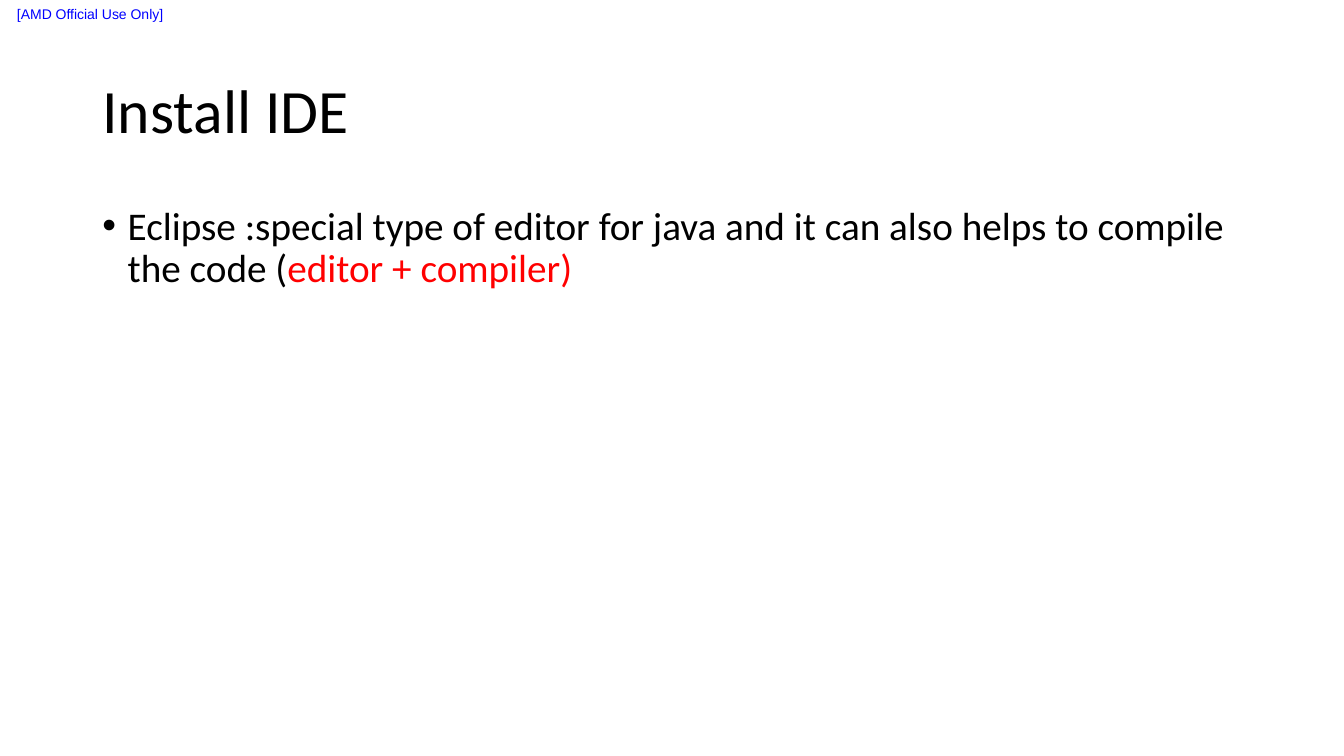
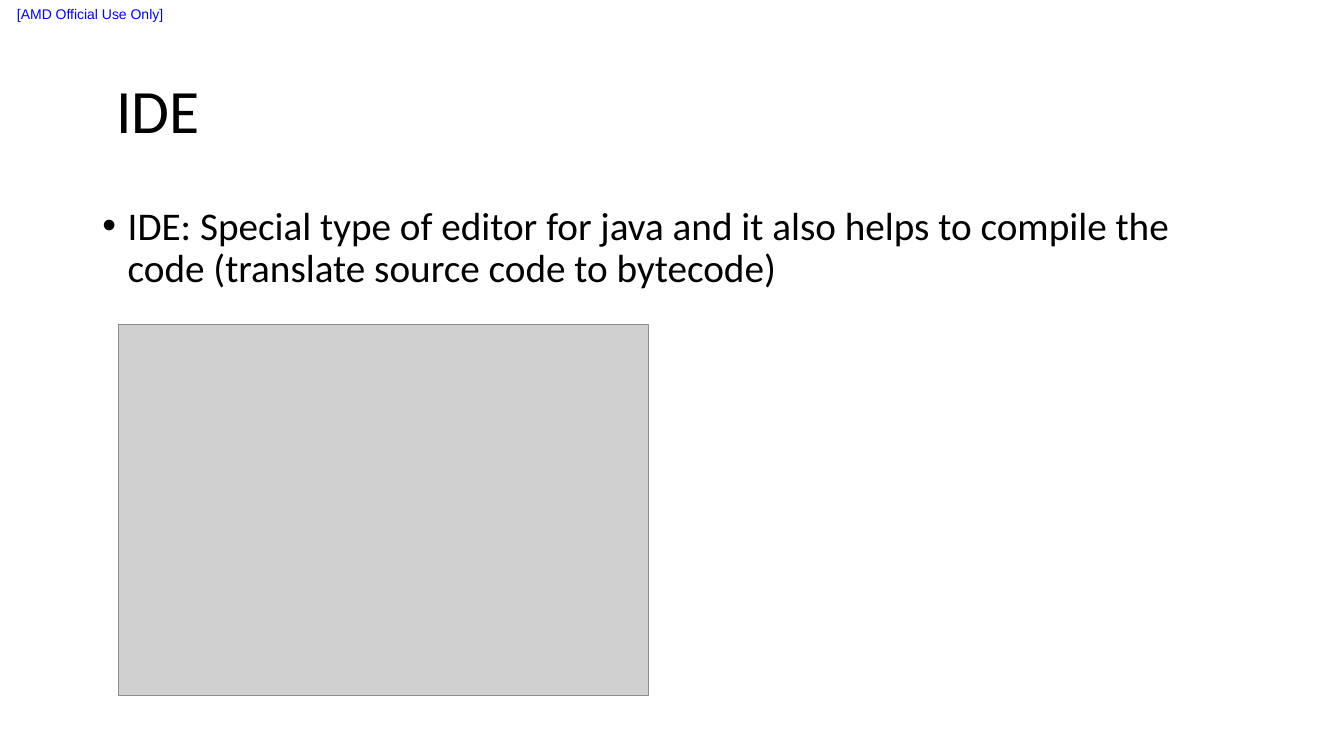
Before and after one commit to liuxu-github-ui/Java, a slide deck: slide 3 of Youtube_tutorial/Notes.pptx (slide 2 before the commit). Drawn at 1344x756 pixels with LibreOffice and Linux fonts; fonts in the diff are those of the drawing; grey boxes stand for pictures. Boxes give left, top, right and bottom in pixels: in the first picture for what was removed or moved away, otherwise in the second. Text is boxed around its words. In the diff, an @@ line names an element or a change of style, - is before the commit and + after.

```diff
--- a/Youtube_tutorial/Notes.pptx
+++ b/Youtube_tutorial/Notes.pptx
@@ title at box(116, 93, 199, 133): text changed @@
-Install IDE
+IDE
@@ text at box(128, 212, 1169, 289): text changed @@
-• Eclipse :special type of editor for java and it can also helps to compile the code (editor + compiler)
+• IDE: Special type of editor for java and it also helps to compile the code (translate source code to bytecode)
@@ picture added at box(118, 325, 648, 697) @@
```
Also in this commit, not shown: 13 slides added, 3 other files.
